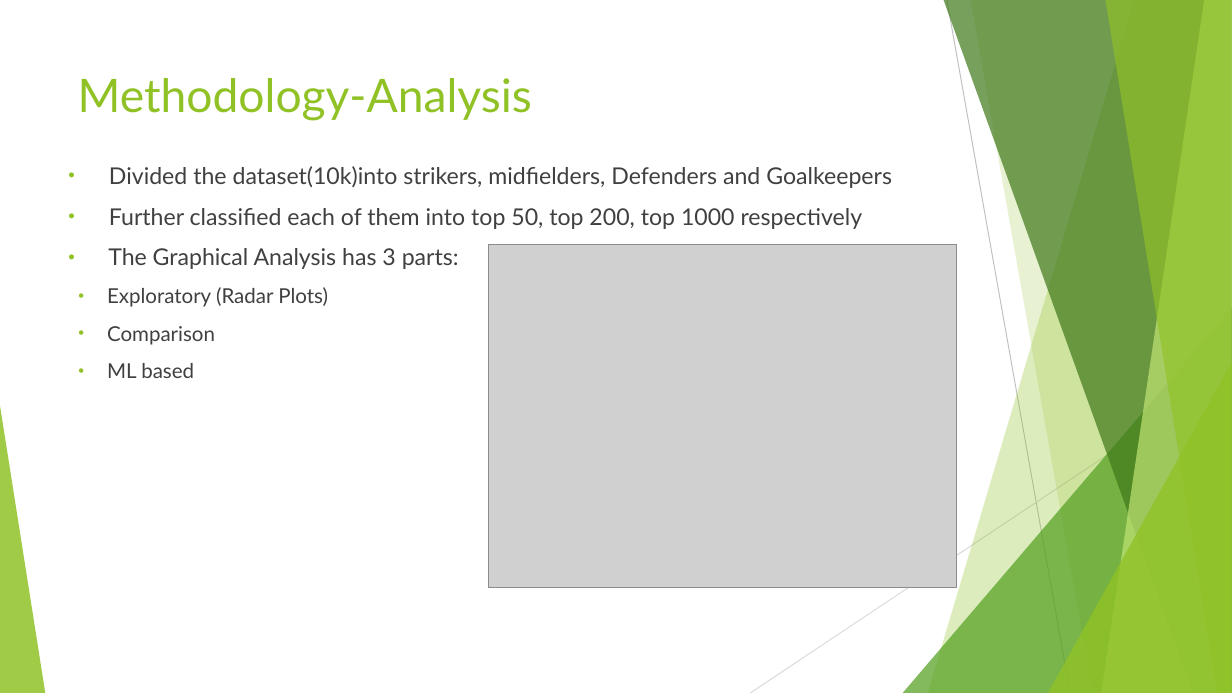
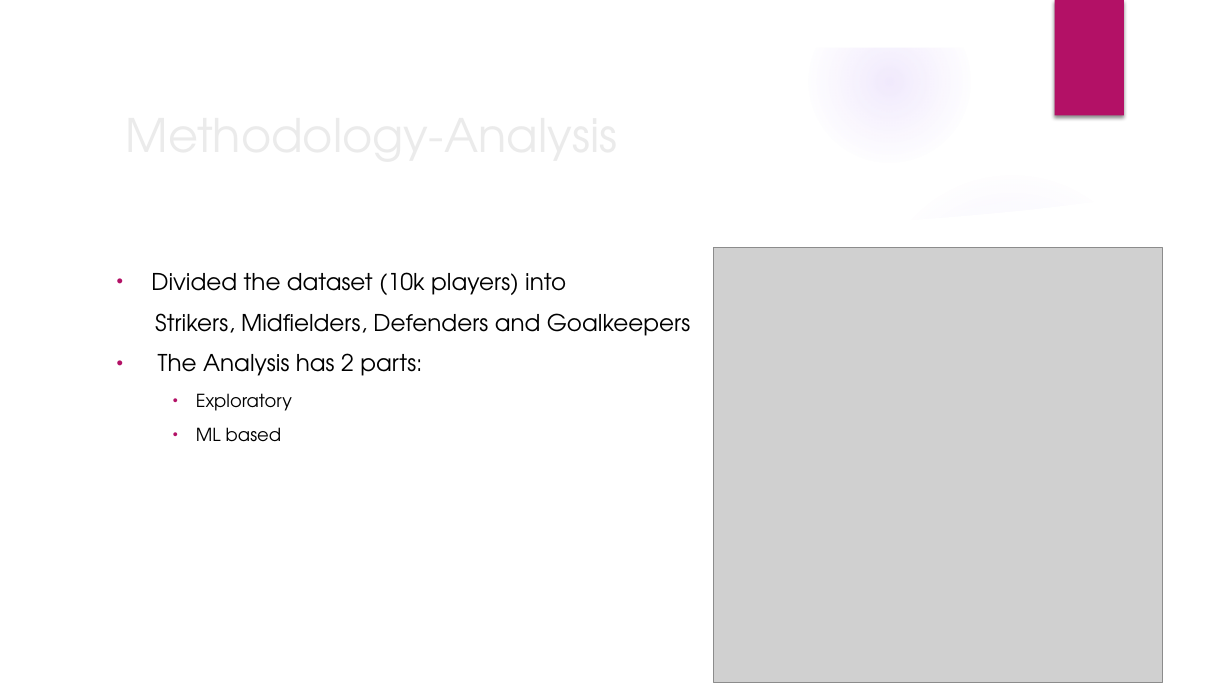
Before and after one commit to sharax/ECE_143_Group_11, a slide deck: slide 4 of ECE_143.pptx. Drawn at 1232x693 pixels with LibreOffice and Linux fonts; fonts in the diff are those of the drawing; grey boxes stand for pictures; background and template pictures are left out. Boxes give left, top, right and bottom in pixels: in the first picture for what was removed or moved away, otherwise in the second. Text is boxed around its words. In the diff, an @@ line names an element or a change of style, - is before the commit and + after.

```diff
--- a/ECE_143.pptx
+++ b/ECE_143.pptx
@@ group added at <box>0,0,1232,693</box>: 5 ellipses, 3 freeform shapes @@
@@ rectangle added at <box>1055,0,1124,116</box>, fill #B31166 @@
@@ title "Methodology-Analysis": place and size @@
-title "Methodology-Analysis" at <box>78,78,532,121</box>
+title "Methodology-Analysis" at <box>203,354,289,376</box>
@@ title "Methodology-Analysis" at <box>203,354,289,376</box>: font Lato to TeX Gyre Adventor, text colour #90C226 to #EBEBEB; vertical alignment top to middle @@
@@ text "Divided the dataset (10k players) ...": place and size @@
-text "Divided the dataset (10k players) ..." at <box>107,166,892,378</box>
+text "Divided the dataset (10k players) ..." at <box>151,272,690,442</box>
@@ picture removed at <box>489,244,957,587</box> @@
@@ picture added at <box>714,248,1163,682</box> @@
@@ text at <box>151,272,690,411</box>: text changed; font Lato to TeX Gyre Adventor; text colour #404040 to #000000 @@
-• Divided the dataset(10k)into strikers, midfielders, Defenders and Goalkeepers
-• Further classified each of them into top 50, top 200, top 1000 respectively
-• The Graphical Analysis has 3 parts:
-  • Exploratory (Radar Plots)
-  • Comparison
+• Divided the dataset (10k players) into
+Strikers, Midfielders, Defenders and Goalkeepers
+• The Analysis has 2 parts:
+    • Exploratory
@@ group removed at <box>0,0,1232,693</box>: 5 freeform shapes, 3 triangles, 2 lines @@
@@ text at <box>196,427,282,442</box>: size 16 to 14 pt, font Lato to TeX Gyre Adventor, text colour #404040 to #000000 in "ML based"; list level 2 to 3 in "ML based"; bullet colour #90C226 to #B31166 @@
```
Also in this commit, not shown: 11 other slides changed, 7 slides added, 6 slides removed.
